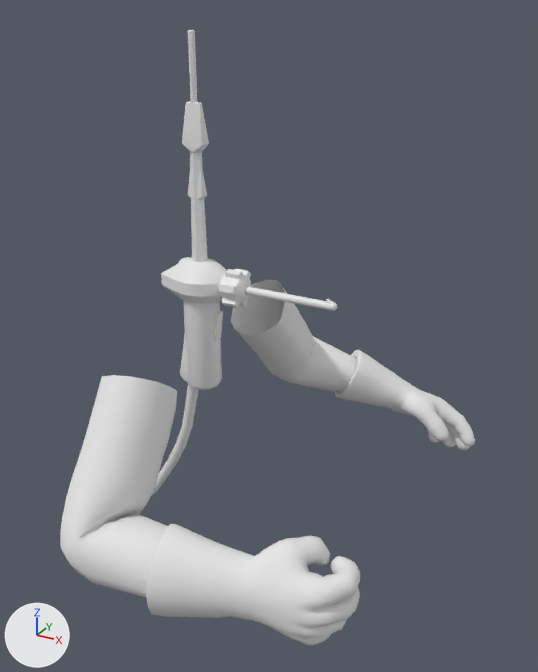
Before and after pictures for a commit that changed the Blender file Items.blend.
Rendered twice from a camera (50 mm lens) standing at (0.648, -0.949, 0.489) and looking at (0.085, 0.075, -0.023). Every picture has the same lights, and +X, +Y and +Z are marked at lower left. The older version comes first.

Names of what the first picture shows: 'Manny.006', 'Screwdriver.001', 'Screwdriver.002' and 2 more.
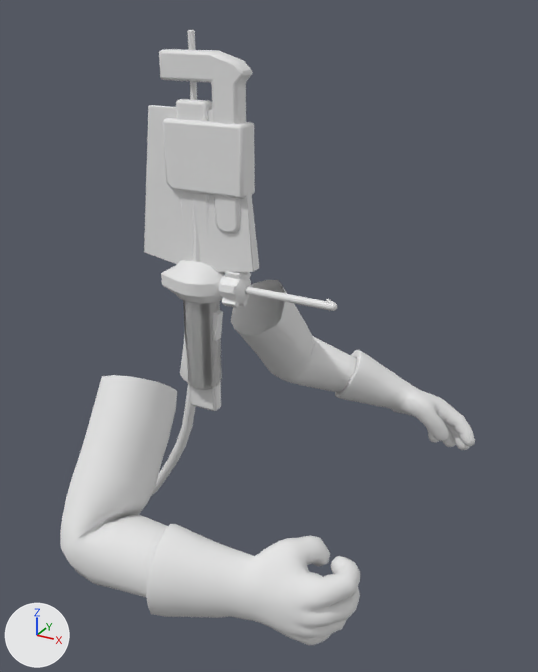
The change, as a list of edits to the scene's bpy script:
```text
Add me_cube_003:
    me_cube_003.from_pydata(...)  # 48 vertices, 34 faces; spans x -0.051..0.095, y -0.018..0.022, z -0.148..0.434
    me_cube_003.polygons.foreach_set('use_smooth', [True] * 34)
Add me_cylinder_004:
    me_cylinder_004.from_pydata(...)  # 164 vertices, 166 faces; spans x -0.105..0.105, y -0.031..0.031, z -0.105..0.354
    me_cylinder_004.polygons.foreach_set('use_smooth', [True] * 166)
Add ob_cube_002:
    ob_cube_002 = bpy.data.objects.new('Cube.002', me_cube_003)
    ob_cube_002.location = (0.0, 0.0, 0.0)
    _m = ob_cube_002.modifiers.new('Bevel', 'BEVEL')
    _m.width = 0.005
    _m.width_pct = 0.005
    _m.segments = 2
    _m.angle_limit = 0.611
Add ob_scrape:
    ob_scrape = bpy.data.objects.new('Scrape', me_cylinder_004)
    ob_scrape.location = (0.0, 0.0, 0.0)
    _m = ob_scrape.modifiers.new('Bevel', 'BEVEL')
    _m.width = 0.01
    _m.width_pct = 0.01
    _m.segments = 2
    _m.angle_limit = 0.611
```

Pixel boxes (x1, y1, x2, y2) of what changed, in the pictures (538 x 672 px):
'Cube.002', added: after (159, 49, 255, 411)
'Scrape', added: after (144, 105, 259, 390)
'Screwdriver.002', unchanged, covered by the edit: before (182, 102, 222, 390); after (193, 193, 200, 262)
